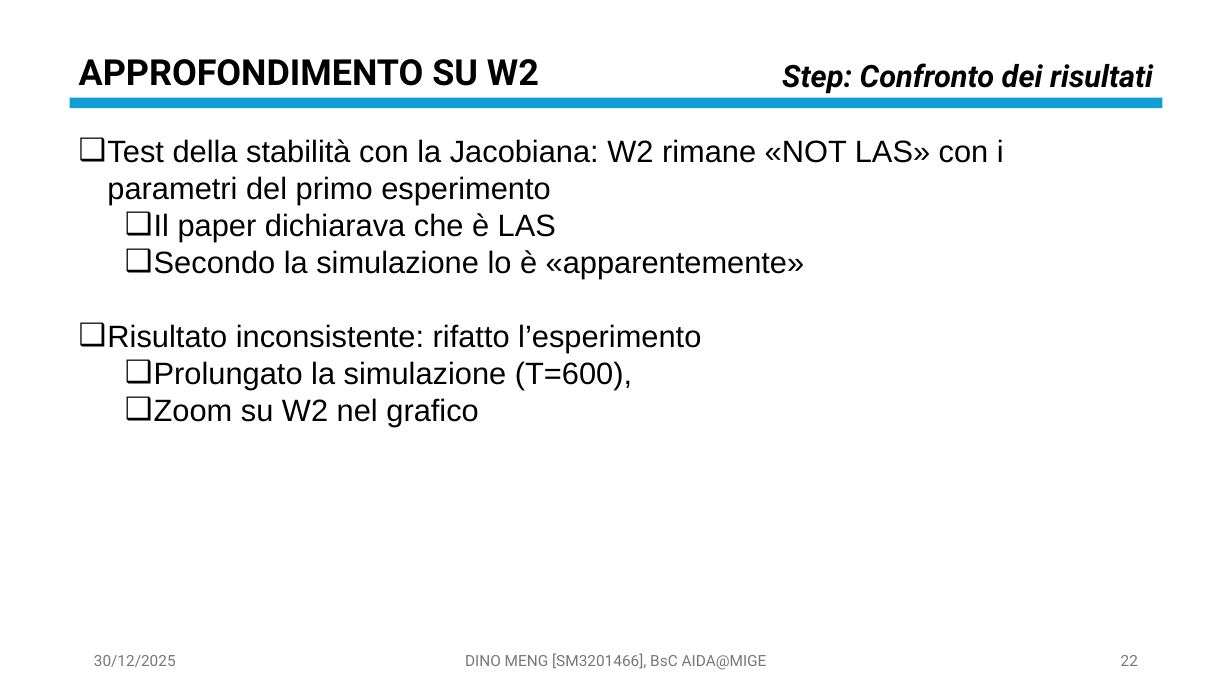
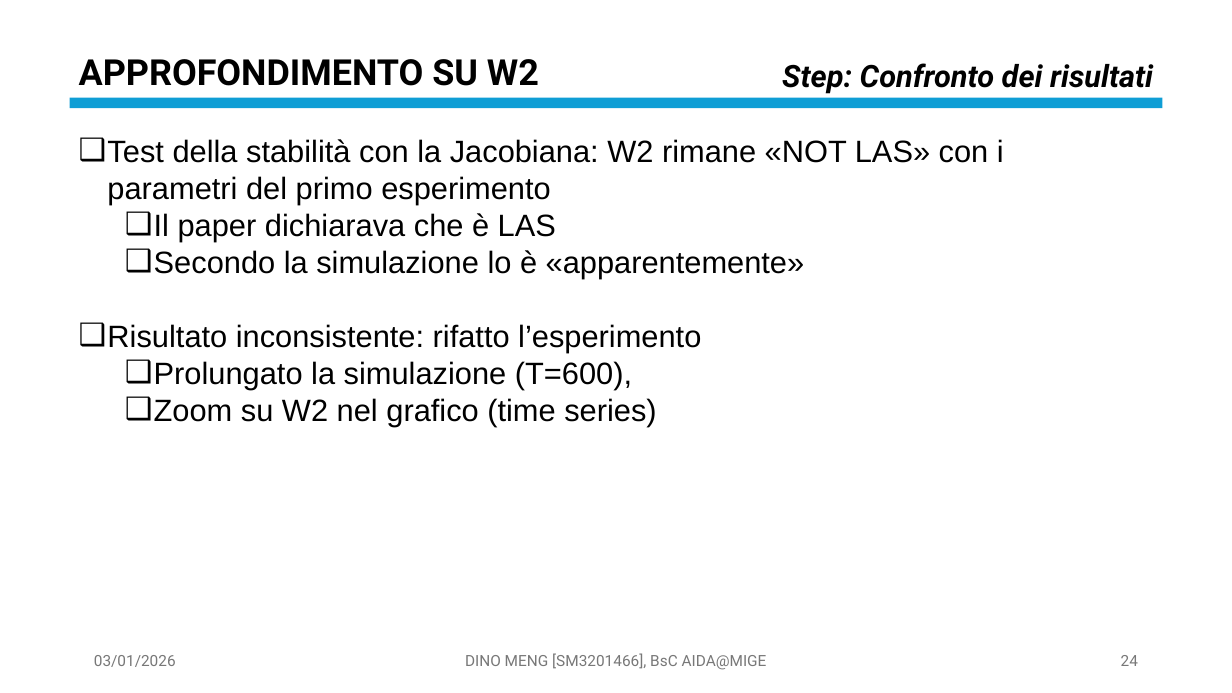
Before and after one commit to OdinMeng/AIDA-UNIVERSITY-NOTES-2025-2026, a slide deck: slide 24 of Complex Systems/project/PresentationPROJECTSM3201466.pptx (slide 22 before the commit). Drawn at 1232x693 pixels with LibreOffice and Linux fonts; fonts in the diff are those of the drawing. Boxes give left, top, right and bottom in pixels: in the first picture for what was removed or moved away, otherwise in the second. Text is boxed around its words. In the diff, an @@ line names an element or a change of style, - is before the commit and + after.

```diff
--- a/Complex Systems/project/PresentationPROJECTSM3201466.pptx
+++ b/Complex Systems/project/PresentationPROJECTSM3201466.pptx
@@ text at bbox=[154, 398, 656, 426]: text changed @@
-  ❑ Zoom su W2 nel grafico
+  ❑ Zoom su W2 nel grafico (time series)
@@ text at bbox=[94, 655, 176, 667]: text changed @@
-30/12/2025
+03/01/2026
@@ page number at bbox=[1121, 655, 1138, 666]: text changed @@
-22
+24
```
Also in this commit, not shown: 24 other slides changed, 6 slides added, 3 other files.
